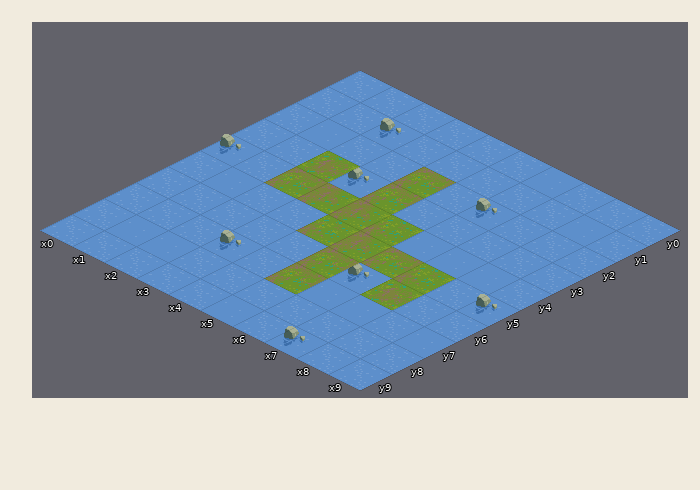
Tiled map -- assets/iso-map.tmx. That is the earlier state.
Cells are 64x32 px. Isometric: x runs down to the right, y down to the left. Shown: x 0..9, y 0..9.
After the commit:
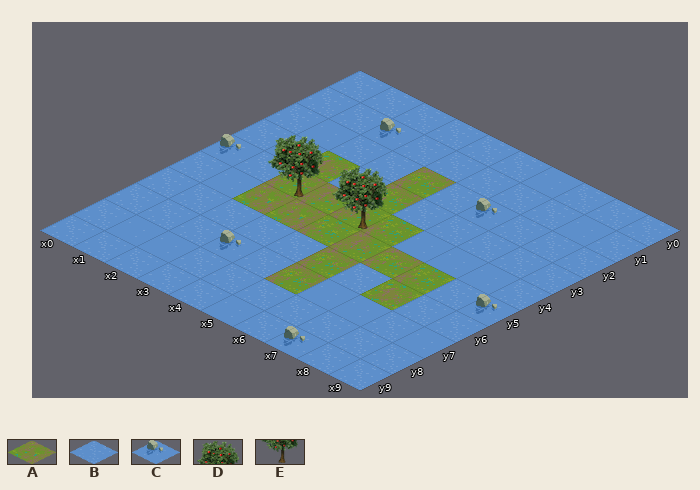
Key: from "iso": A 33, B 174, C 210; from "iso-2": D 0, E 1.
_ is an empty cell.
Tiles of an added or newly shown layer are drawn over the layers below it.
Edits made:
Layer "water":
y 3: x 3 C -> B
y 6: x 6 C -> B
Layer "ground":
y 5: x 2..3 __ -> AA
Layer "Tree" (added):
y 3: x 1 _ -> D; x 3 _ -> D
y 4: x 2 _ -> E; x 4 _ -> E
